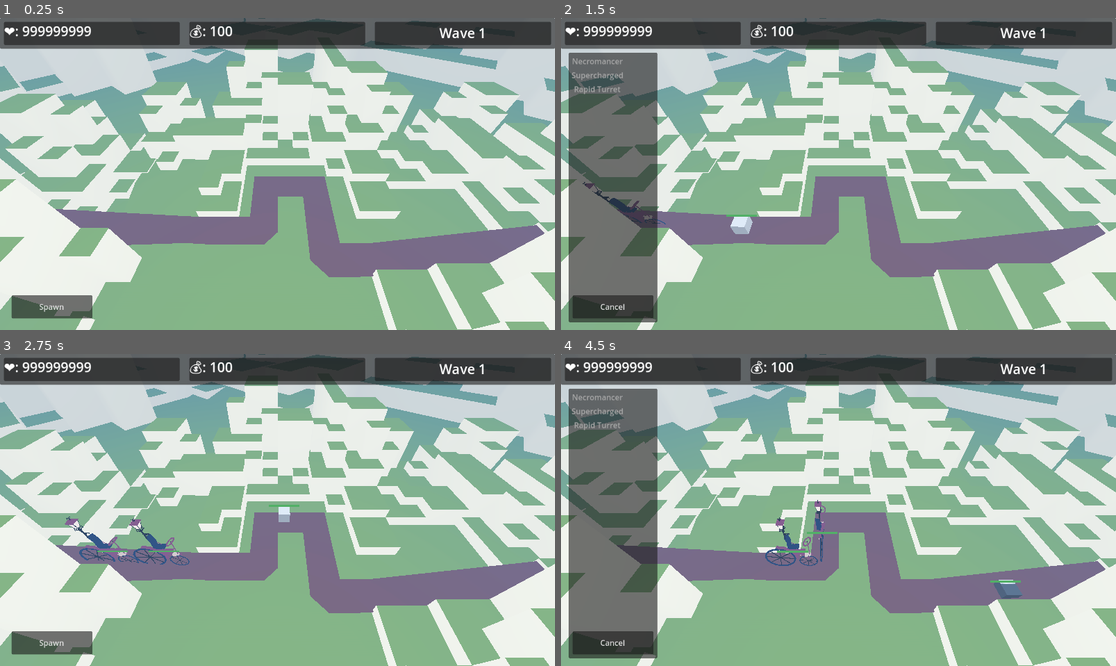
Above: before the commit, frames 1-4 (two rows, left to right).
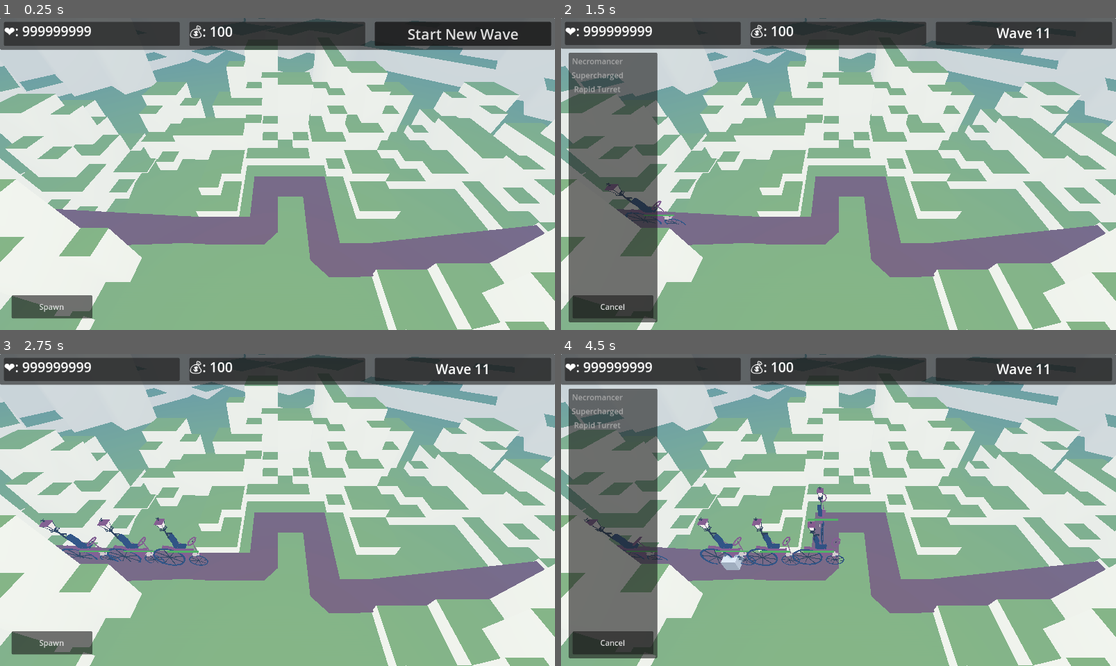
Above: after the commit, the same moments.

Repository: BurnabySouthGameDev/TowerDefence
Game: Godot game, scene res://Scenes/main.tscn
Same seed, same stepped clock (60 frames per second), same inputs: the game is played once before the commit and once after it.
Inputs (mouse positions are in pixels of both pictures, inside the frame that each line leads up to):
- Up to frame 1 (0.25 s): no input
- Up to frame 2 (1.5 s): click (1021, 33) at 0.5 s, where only the run after the commit has a clickable "Start New Wave"; click "Spawn" at 1.25 s
- Up to frame 3 (2.75 s): click "Cancel" at 2 s
- Up to frame 4 (4.5 s): click "Spawn" at 2.75 s; move the mouse to (960, 494) at 3.52 s; click (960, 494) at 3.67 s; move the mouse to (727, 525) at 4.27 s; click (727, 525) at 4.42 s

The runs differ from the first frame. In frame 1, 1.1% of the frame differs, in the area x 0-100%, y 2-11%; in frame 2, 0.9%; in frame 3, 1.8%; in frame 4, 2.3%, in the area x 4-88%, y 3-79%.

Commit message:
Improved Waves+Enemy Scaling
I'm done all my work now, although id suggest rebalancing supercharged turret

Diff:
--- a/Scenes/Enemies/enemy2.tscn
+++ b/Scenes/Enemies/enemy2.tscn
@@ -1,6 +1,6 @@
 [gd_scene load_steps=7 format=3 uid="uid://byksw8b5osjrg"]
 
-[ext_resource type="Script" uid="uid://bd7vktalilei2" path="res://Scripts/enemy.gd" id="1_g6ed3"]
+[ext_resource type="Script" uid="uid://ccy7sskmjln6u" path="res://Scripts/enemy_2.gd" id="1_fu7du"]
 [ext_resource type="Script" uid="uid://co8kbyh5strok" path="res://Scripts/ui/Enemy/health_bar.gd" id="2_k6nad"]
 [ext_resource type="PackedScene" uid="uid://cxc3pip4w32qc" path="res://Scenes/Enemies/Lamplighter/lamplighter_bike.tscn" id="3_fu7du"]
 
@@ -15,8 +15,7 @@
 
 [node name="PathFollow3D" type="PathFollow3D"]
 loop = false
-script = ExtResource("1_g6ed3")
-speed = 5.0
+script = ExtResource("1_fu7du")
 
 [node name="enemy" type="Area3D" parent="."]
 collision_layer = 2
--- a/Scenes/Levels/hills/hills.tscn
+++ b/Scenes/Levels/hills/hills.tscn
@@ -41,7 +41,12 @@
 script = ExtResource("2_8gqn5")
 
 [node name="SpawnTimer" type="Timer" parent="enemy spawn" index="0"]
-wait_time = 0.75
+wait_time = 0.65
+one_shot = true
+
+[node name="HordeTimer" type="Timer" parent="enemy spawn" index="1"]
+wait_time = 0.2
 one_shot = true
 
 [connection signal="timeout" from="enemy spawn/SpawnTimer" to="enemy spawn" method="_on_timer_timeout"]
+[connection signal="timeout" from="enemy spawn/HordeTimer" to="enemy spawn" method="_on_horde_timer_timeout"]
--- a/Scenes/main.tscn
+++ b/Scenes/main.tscn
@@ -1,7 +1,7 @@
 [gd_scene load_steps=12 format=3 uid="uid://dxt1ttcllxx1g"]
 
-[ext_resource type="Script" uid="uid://bh40hhbshvymn" path="res://Scripts/UI/currency_display.gd" id="3_8gbba"]
-[ext_resource type="Script" uid="uid://dq8n1fjdqpre3" path="res://Scripts/UI/spawn_button.gd" id="4_jjvhh"]
+[ext_resource type="Script" uid="uid://bh40hhbshvymn" path="res://Scripts/ui/currency_display.gd" id="3_8gbba"]
+[ext_resource type="Script" uid="uid://dq8n1fjdqpre3" path="res://Scripts/ui/spawn_button.gd" id="4_jjvhh"]
 [ext_resource type="PackedScene" uid="uid://dvdps78t4kco7" path="res://Scenes/UI/menu.tscn" id="5_21xkr"]
 [ext_resource type="PackedScene" uid="uid://gvaje4p786yv" path="res://Scenes/tower_manager.tscn" id="5_kry3j"]
 [ext_resource type="PackedScene" uid="uid://dxbh8cdknojb4" path="res://Scenes/UI/turret_selector.tscn" id="6_6bp64"]
@@ -109,13 +109,17 @@
 layout_mode = 2
 
 [node name="WaveCounter" type="Label" parent="GameUI/TopBar/HBoxContainer/MarginContainer"]
-unique_name_in_owner = true
 layout_mode = 2
 size_flags_horizontal = 3
 theme_override_font_sizes/font_size = 28
 text = "Wave 0"
 horizontal_alignment = 1
 vertical_alignment = 1
+
+[node name="WaveStartButton" type="Button" parent="GameUI/TopBar/HBoxContainer/MarginContainer"]
+layout_mode = 2
+theme_override_font_sizes/font_size = 30
+text = "Start New Wave"
 
 [node name="Menu" parent="GameUI" instance=ExtResource("5_21xkr")]
 anchor_left = 0.770833
--- a/Scripts/UI/lives.gd
+++ b/Scripts/UI/lives.gd
@@ -1,7 +1,7 @@
 extends PanelContainer
 
 @onready var rich_text_label: RichTextLabel = $MarginContainer/RichTextLabel
-@onready var wave_counter: Label = %WaveCounter
+@onready var wave_counter: Label = $"../MarginContainer/WaveCounter"
 
 
 var lives: int = 999999999:
--- /dev/null
+++ b/Scripts/enemy_2.gd
@@ -0,0 +1,33 @@
+extends PathFollow3D
+
+var path: Array[Vector3i]
+@onready var progress_bar: ProgressBar = $enemy/HealthBar/ProgressBar
+
+var wave_number = Global.wave_number
+@export var speed: float = 5
+@export var health: float = 50:
+
+	set(value):
+		health = value
+		progress_bar.value = health
+
+func _ready() -> void:
+	assert(get_parent() is Path3D)
+	#Health scaling based on waves
+	health = 50*((1.1)**(1.4*wave_number))
+	progress_bar.max_value = health
+	progress_bar.value = health
+
+func _process(delta: float) -> void:
+	progress += speed * delta
+	if progress_ratio >= 1.0:
+		# Later can add some thing like - 10 HP
+		var currency_label = get_tree().root.get_node("Main/GameUI/TopBar/HBoxContainer/CurrencyDisplay/MarginContainer/CurrencyLabel")
+		currency_label.subtract(50)
+		Global.emit_signal("set_lives", -1)
+		#print("enemy reached the end of the path")
+		queue_free()
+
+func take_damage(amount: float) -> float:
+	health -= amount
+	return health
--- a/Scripts/enemy_spawn.gd
+++ b/Scripts/enemy_spawn.gd
@@ -1,74 +1,104 @@
 extends Marker3D
 
-var enemy_scene: PackedScene = preload("res://Scenes/Enemies/enemy.tscn")
-var enemy2_scene: PackedScene = preload("res://Scenes/Enemies/enemy2.tscn")
 var difficulty_total = 0
 var cap_reached: bool = true
-var wave_number = 0
+var wave_number = Global.wave_number
 var enemies: Dictionary
 var enemykey: int
 var enemy_to_spawn
 var difficulty_cap = 3
+var hordevar: float = 0
 
 # Config
+@onready var wave_counter: Label = $"../../../GameUI/TopBar/HBoxContainer/MarginContainer/WaveCounter"
+@onready var enemy_spawn: Marker3D = self
+@onready var spawn_timer: Timer = $SpawnTimer
+@onready var enemy: PackedScene = preload("res://Scenes/Enemies/enemy.tscn")
+@onready var enemy2: PackedScene = preload("res://Scenes/Enemies/enemy2.tscn")
+@onready var horde_timer: Timer = $HordeTimer
 @onready var path: Path3D = $"../Path/Path3D"
-@onready var wave_counter: Label = get_tree().current_scene.get_node("GameUI").get_node("TopBar").get_node("HBoxContainer").get_node("MarginContainer").get_node("WaveCounter")
-@onready var enemy_spawn: Marker3D = self
-#@onready var spawn_timer: Timer = Timer.new()
-@onready var spawn_timer: Timer = $SpawnTimer
+@onready var wave_start_button: Button = $"../../../GameUI/TopBar/HBoxContainer/MarginContainer/WaveStartButton"
+
 
 func _ready() -> void:
-	# Setup timer
-	#spawn_timer.one_shot = true
-	#add_child(spawn_timer)
-	#spawn_timer.connect("timeout", Callable(self, "spawn_enemy"))
-	start_new_wave()
-
-	enemies = {#Make sure enemies are ordered lowest to highest difficulty
-		0: {"Enemy": enemy_scene,
-		"Difficulty": 1},
-		1: {"Enemy": enemy2_scene,
-		"Difficulty": 2},
+	enemies = {
+		1: {"Difficulty": 1,
+		"Enemy": enemy},
+		2: {"Difficulty": 2,
+		"Enemy": enemy2},
 	}
+	wave_start_button.pressed.connect(_on_wave_start_button_pressed)
 
 func _process(_delta: float) -> void:
 	if difficulty_total >= difficulty_cap:
 		cap_reached = true
-	#Checks if a wave has been cleared and starts a new one if so
+	#Checks if a wave has been cleared and shows the button if so
 	if cap_reached == true and path.get_child_count() == 1:
-		start_new_wave()
+		wave_start_button.visible = true
+		wave_start_button.disabled = false
+	if wave_start_button.visible == true:
+		wave_counter.visible = false
+	else:
+		wave_counter.visible=true
 
 func start_new_wave():
+	wave_start_button.visible = false
+	wave_start_button.disabled = true
+	hordevar = 0
 	cap_reached = false
 	difficulty_total = 0
 	wave_number += 1
 	difficulty_cap = 3 + wave_number*2
-	start_spawn_timer()
+	spawn_timer.start()
 	wave_counter.text = str("Wave " + str(wave_number))
 
 func spawn_enemy() -> void:
-	if cap_reached == false:
+	#Spawns enemies when a horde is not activate
+	if cap_reached == false and hordevar < 1:
 		var enemy_instance = enemy_to_spawn.instantiate()
 		path.add_child(enemy_instance)
-		# enemy_instance.global_position = enemy_spawn.global_position
 		difficulty_total += enemies[enemykey]["Difficulty"]
-	start_spawn_timer()
-
-func start_spawn_timer() -> void:
-	# Spawn time between 0.5-2.0s.
-	#var wait_time = 0.75 #randf_range(0.5, 2.0)
-	spawn_timer.start()#wait_time)
+		spawn_timer.start()
+	#Spawns hordes
+	if hordevar >= 1 and cap_reached == false:
+		var enemy_instance = enemy_to_spawn.instantiate()
+		path.add_child(enemy_instance)
+		difficulty_total += enemies[enemykey]["Difficulty"]
+		hordevar -= 1
+		#Makes enemies spawn faster the higher the wave
+		if 0.2-(wave_number/100) >= 0.025:
+			horde_timer.wait_time = 0.2-(wave_number/100)
+		else:
+			horde_timer.wait_time = 0.025
+		horde_timer.start()
 
 func _on_timer_timeout() -> void:
-	#The range should be adjusted based on the number of enemies
-	enemykey = randi_range(0, 1)
-	roll_enemy(enemykey)
+	#Randomly selects an enemy
+	var enemyarray: Array
+	for i in enemies:
+		if enemies[i]["Difficulty"] + difficulty_total <= difficulty_cap:
+			enemyarray.append(i)
+	if enemyarray.is_empty() == false:
+		enemykey = enemyarray.pick_random()
+		roll_enemy()
+	else:
+		return
+	#Makes hordes more likely the higher the wave, guaranteed at 50
+	var horderand = randi_range(1,-1/5 * wave_number + 6)
+	if wave_number >= 25:
+		horderand = 1
+	if horderand == 1:
+		hordevar = (wave_number/enemies[enemykey]["Difficulty"])-(wave_number/2)
+		if hordevar >= 1:
+			print("Spawning Horde")
 
-func roll_enemy(enemykey):
+func roll_enemy():
 	if difficulty_total < difficulty_cap:
 		enemy_to_spawn = enemies[enemykey]["Enemy"]
-		if enemies[enemykey]["Difficulty"]+difficulty_total<=difficulty_cap:
-			spawn_enemy()
-		else:
-			enemykey -= 1
-			roll_enemy(enemykey)
+		spawn_enemy()
+
+func _on_wave_start_button_pressed() -> void:
+	start_new_wave()
+
+func _on_horde_timer_timeout() -> void:
+	spawn_enemy()
--- a/Scripts/global.gd
+++ b/Scripts/global.gd
@@ -20,5 +20,7 @@
 
 var placed_turrets: Array[Node3D] = []
 
+var wave_number = 10
+
 ##SIGNALS
 signal set_lives(value: int) #not actually set cant find a name
Not shown: 1 places in Scenes/turrets/hitscan_turret/basic_turret.tscn that only renumber resources
Not shown, changed: Scenes/turrets/necromancer_turret/necromancer.glb.import
Not shown, added: Scripts/enemy_2.gd.uid
